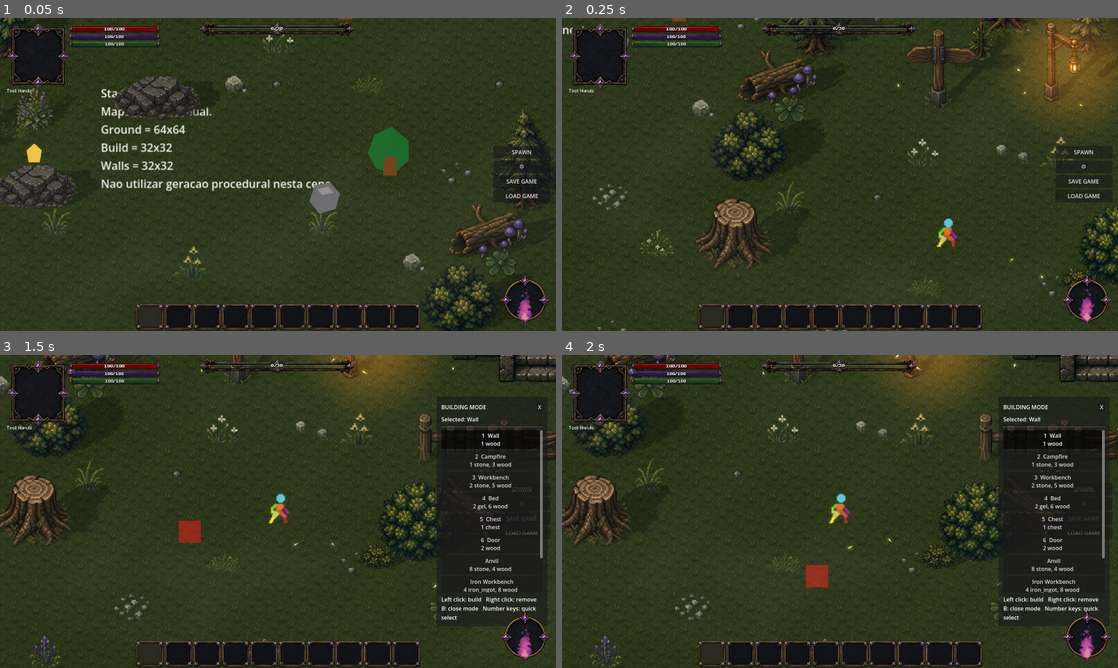
Above: before the commit, frames 1-4 (two rows, left to right).
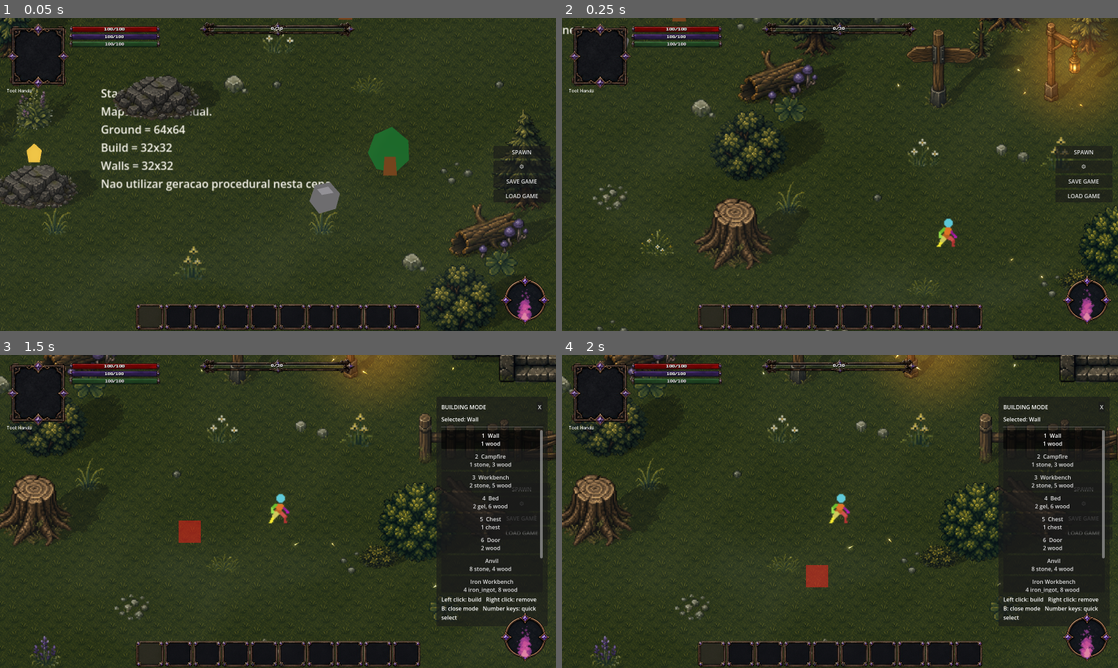
Above: after the commit, the same moments.

Repository: ramonsamagaio/Oathwake-Main
Game: Godot game, scene res://scenes/game/Game.tscn
The game is run twice, just before and just after one commit, with the same random seed, the same clock (stepped at 60 frames per second) and the same inputs. This scene is started directly instead of the project's main scene.
Inputs (mouse positions are in pixels of both pictures, inside the frame that each line leads up to):
- Up to frame 1 (0.05 s): no input
- Up to frame 2 (0.25 s): no input
- Up to frame 3 (1.5 s): tap Enter at 0.5 s; move the mouse to (400, 495) at 0.52 s; hold D 0.53-1.25 s; tap B at 0.6 s; click (400, 495) at 0.67 s; tap Space at 0.77 s; drag from (166, 527) to (250, 574) at 1.27 s
- Up to frame 4 (2 s): no input

The runs differ from the first frame. In frame 1, less than 0.1% of the frame differs, in the area x 0-96%, y 0-98%; in frame 2, 0.1%; in frame 3, 0.2%; in frame 4, 0.2%, in the area x 1-80%, y 13-67%.

Commit message:
Advance layered fog motion every frame

Diff:
--- a/scripts/effects/MapFogOverlay.gd
+++ b/scripts/effects/MapFogOverlay.gd
@@ -20,6 +20,7 @@
 var _config: Dictionary = {}
 var _night_strength := 0.0
 var _last_camera_offset := Vector2(INF, INF)
+var _motion_time := 0.0
 
 
 func _ready() -> void:
@@ -31,9 +32,11 @@
 	set_process(true)
 
 
-func _process(_delta: float) -> void:
+func _process(delta: float) -> void:
 	_update_night_strength()
 	if visible:
+		_motion_time = fmod(_motion_time + maxf(delta, 0.0), 100000.0)
+		_update_motion_time()
 		_update_world_anchor(false)
 
 
@@ -91,6 +94,7 @@
 	material.set_shader_parameter("detail_mix", float(_config.get("detail_mix", detail_mix)))
 	var anchor_strength := float(_config.get("world_anchor_strength", world_anchor_strength)) if anchor_to_world else 0.0
 	material.set_shader_parameter("world_anchor_strength", anchor_strength)
+	material.set_shader_parameter("motion_time", _motion_time)
 	material.set_shader_parameter("ground_density", float(_config.get("ground_density", 0.28)))
 	material.set_shader_parameter("ground_height", float(_config.get("ground_height", 0.42)))
 	material.set_shader_parameter("ground_scale", float(_config.get("ground_scale", 5.2)))
@@ -103,6 +107,13 @@
 	material.set_shader_parameter("day_multiplier", float(_config.get("day_multiplier", 0.72)))
 	material.set_shader_parameter("night_multiplier", float(_config.get("night_multiplier", 1.18)))
 	material.set_shader_parameter("night_strength", _night_strength)
+
+
+func _update_motion_time() -> void:
+	if fog_rect == null or not (fog_rect.material is ShaderMaterial):
+		return
+	(fog_rect.material as ShaderMaterial).set_shader_parameter("motion_time", _motion_time)
+	set_meta("fog_motion_time", _motion_time)
 
 
 func _update_night_strength() -> void:
